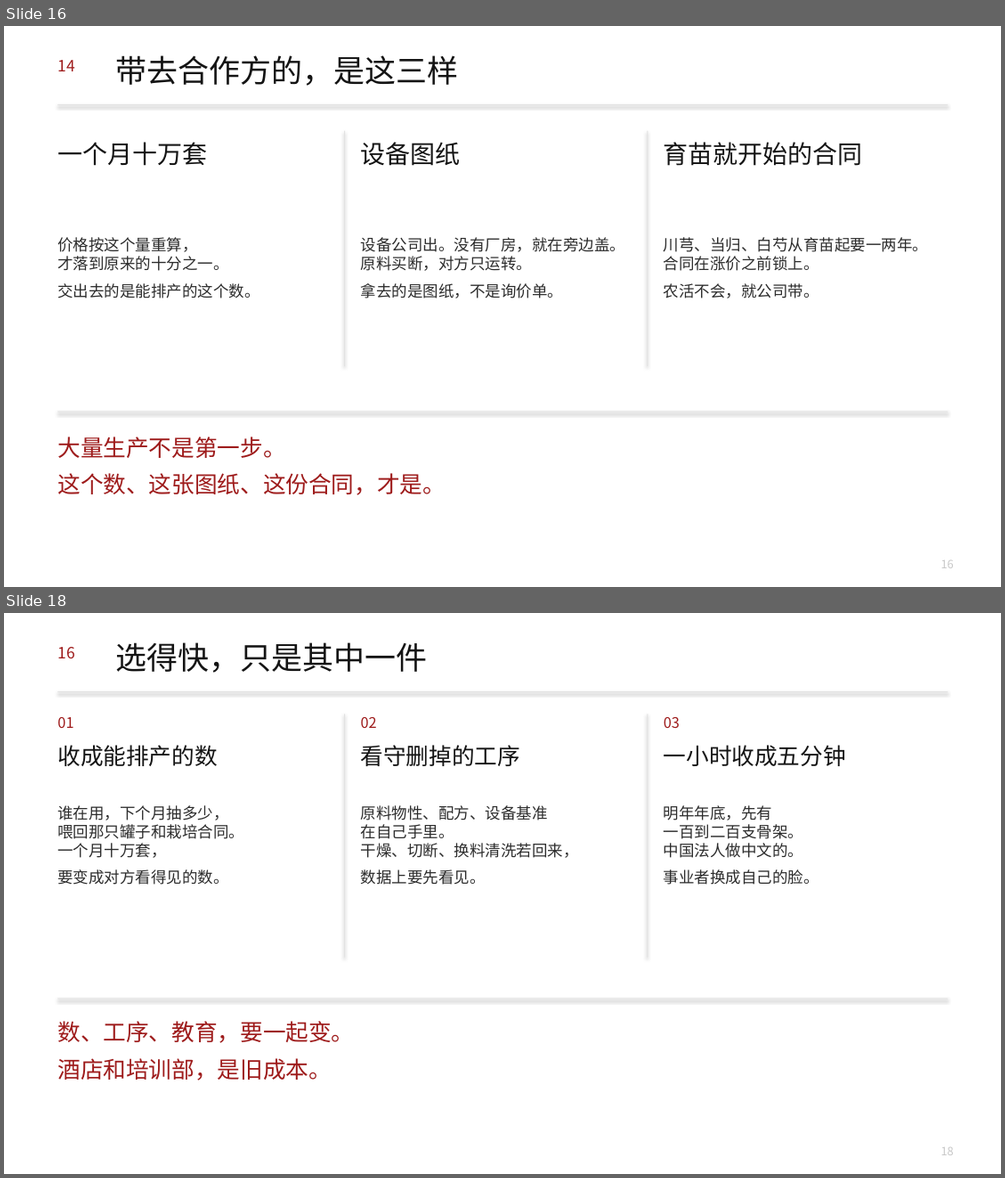
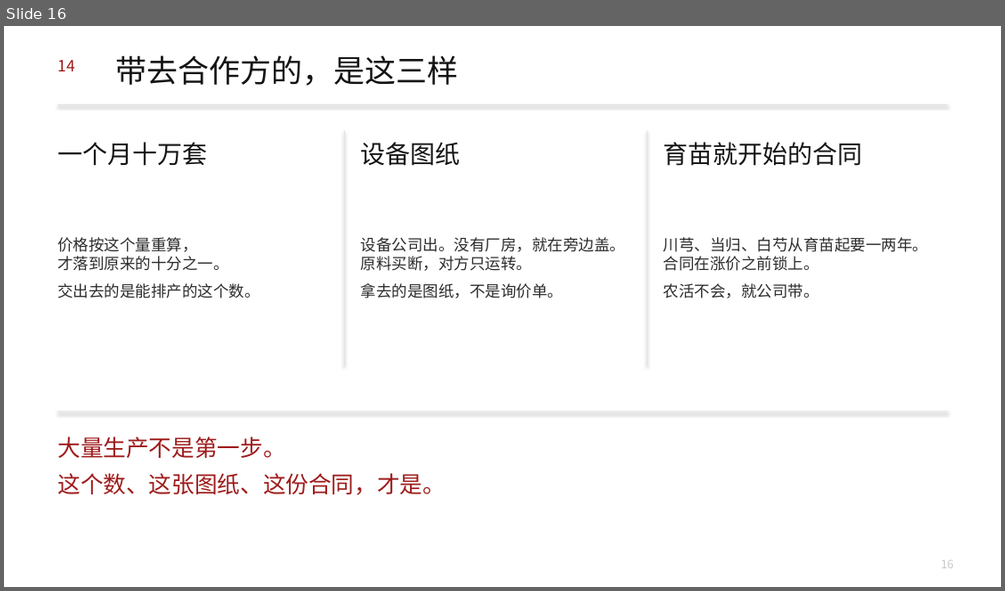
Before and after one commit to headshot9999/xiaoyi, a slide deck: 艾多美何以成为100兆韩元企业.pptx. Shown one above the other, each under a label of ours: slides 16 and 18 before the commit, slide 16 after it; the slides between them are not shown. The pictures are 1005x1178 and 1005x591 pixels, drawn with LibreOffice and Linux fonts; fonts in the diff are those of the drawing. Boxes give left, top, right and bottom in pixels: in the first picture for what was removed or moved away, otherwise in the second. Text is boxed around its words. In the diff, an @@ line names an element or a change of style, - is before the commit and + after.

```diff
--- a/艾多美何以成为100兆韩元企业.pptx
+++ b/艾多美何以成为100兆韩元企业.pptx
@@ slide 18 removed at <box>4,613,1001,1174</box>, background #FFFFFF @@
@@ text removed at <box>57,647,74,658</box> @@
-16
@@ text removed at <box>116,642,428,673</box> @@
-选得快，只是其中一件
@@ rectangle removed at <box>57,691,947,692</box> @@
@@ text removed at <box>57,717,73,728</box> @@
-01
@@ rectangle removed at <box>344,714,345,957</box> @@
@@ text removed at <box>361,717,377,728</box> @@
-02
@@ rectangle removed at <box>647,714,647,957</box> @@
@@ text removed at <box>663,717,680,728</box> @@
-03
@@ text removed at <box>57,745,217,766</box> @@
-收成能排产的数
@@ text removed at <box>361,745,520,766</box> @@
-看守删掉的工序
@@ text removed at <box>663,745,846,766</box> @@
-一小时收成五分钟
@@ text removed at <box>57,805,244,884</box> @@
-谁在用，下个月抽多少，
-喂回那只罐子和栽培合同。
-一个月十万套，
-要变成对方看得见的数。
@@ text removed at <box>361,805,579,884</box> @@
-原料物性、配方、设备基准
-在自己手里。
-干燥、切断、换料清洗若回来，
-数据上要先看见。
@@ text removed at <box>663,805,819,884</box> @@
-明年年底，先有
-一百到二百支骨架。
-中国法人做中文的。
-事业者换成自己的脸。
@@ rectangle removed at <box>57,998,947,999</box> @@
@@ text removed at <box>57,1021,354,1080</box> @@
-数、工序、教育，要一起变。
-酒店和培训部，是旧成本。
@@ text removed at <box>941,1147,954,1155</box> @@
-18
```
Also in this commit, not shown: 2 slides changed, 2 slides added, 3 other files.
